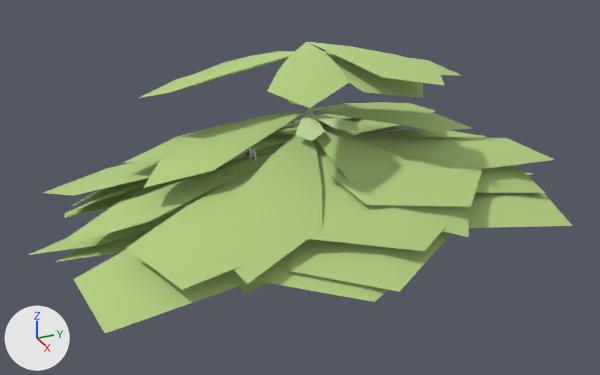
One commit to the glTF model web-forest/public/model/species/riccia-sorocarpa.glb: the scene before it, then after it.
The view is the same before and after, from a 50 mm lens placed at (0.675, -0.31, 0.402), pointed at (0.013, -0.012, 0.071). The axes (+X, +Y, +Z) are drawn at lower left. The lights are the same throughout. The picture after the commit comes second. Where no turn or scale is listed for an object, it has been applied to the vertices. Vertices at exactly the same position are counted once.

Names of what the first picture shows: 'p1', 'p10', 'p11', 'p13', 'p14', 'p15', 'p2', 'p3', 'p6', 'p7', 'p8', 'thallus' and 4 more.
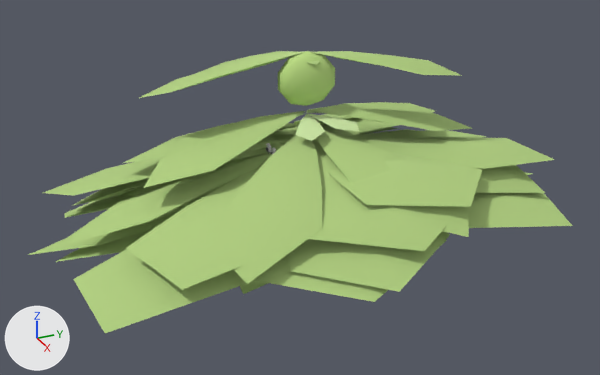
The change, as a diff of the scene's bpy script:
```diff
--- a/web-forest/public/model/species/riccia-sorocarpa.glb.py
+++ b/web-forest/public/model/species/riccia-sorocarpa.glb.py
@@ me_mesh_14 @@
 # used by ob_p14; location = (0.0, 0.0, 0.1994)
-me_mesh_14.from_pydata(...)  # 53 vertices, 96 faces; spans x -0.073..0.073, y -0.152..0.152, z -0.033..0.0
+me_mesh_14.from_pydata(...)  # 40 vertices, 72 faces; spans x -0.073..0.043, y -0.152..0.152, z -0.033..0.0
+# me_mesh_14 part 1
+# 13 vertices are removed from x 0.014..0.073, y 0.004..0.098, z -0.033..-0.002
+# 24 faces are deleted
 me_mesh_14.materials.append(mat_flat)
@@ me_mesh_15 @@
 # used by ob_p15; location = (0.0, 0.0, 0.2088)
-me_mesh_15.from_pydata(...)  # 27 vertices, 48 faces; spans x 0.0..0.102, y -0.069..0.099, z -0.026..0.0
+me_mesh_15.from_pydata(...)  # 10 vertices, 16 faces; spans x 0.0..0.015, y -0.006..0.009, z -0.004..0.0
+# me_mesh_15 part 2
+# 26 vertices are removed from x 0.02..0.102, y -0.069..0.099, z -0.026..0.0
+# 48 faces are deleted
+# 9 vertices are added at x 0.005..0.015, y -0.006..0.009, z -0.004..-0.001
+# 16 new faces join them
 me_mesh_15.materials.append(mat_flat)
@@ ob_p15 @@
 ob_p15 = bpy.data.objects.new('p15', me_mesh_15)
-ob_p15.location = (0.0, 0.0, 0.2088)
+ob_p15.location = (0.0, 0.0, 0.1947)
```

Where the change shows, as pixel boxes (x1, y1, x2, y2) in the pictures (600 x 375 px):
'p15', reshaped, moved
    before: (267, 42, 445, 108)
    after: (306, 61, 320, 65)
part 1 of me_mesh_14, deleted (green)
    before: (327, 54, 423, 98)
'thallus', unchanged, uncovered by the edit
    before: (240, 99, 359, 294)
    after: (240, 51, 359, 294)
